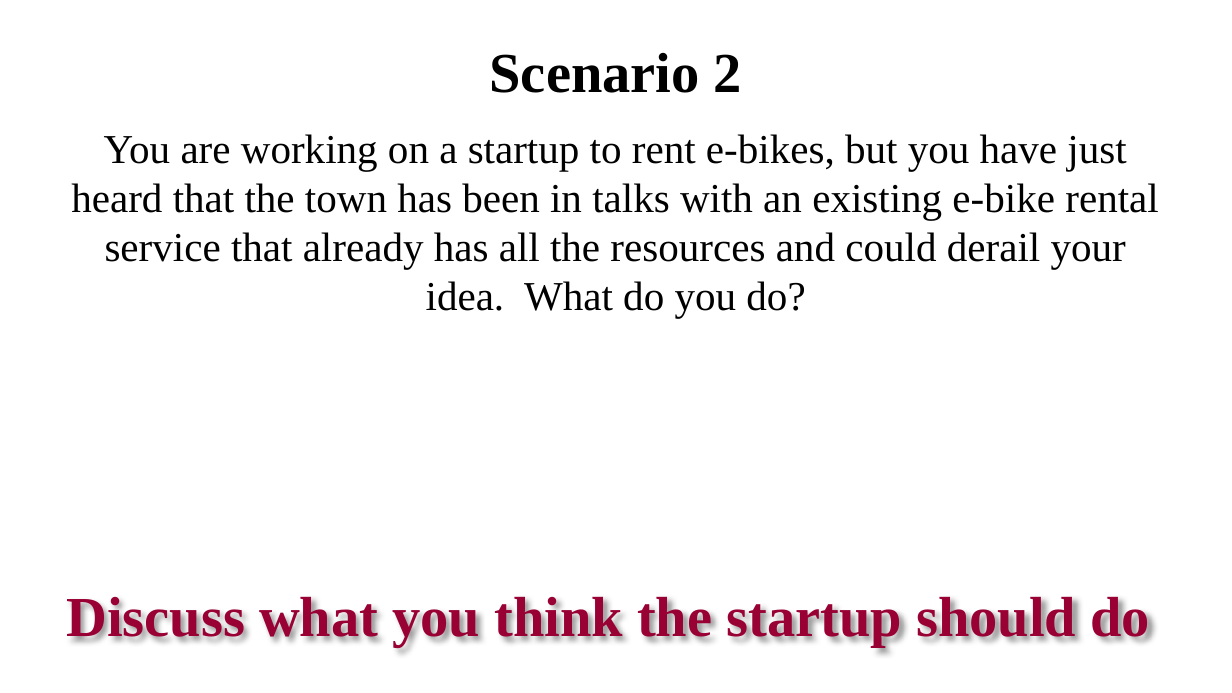
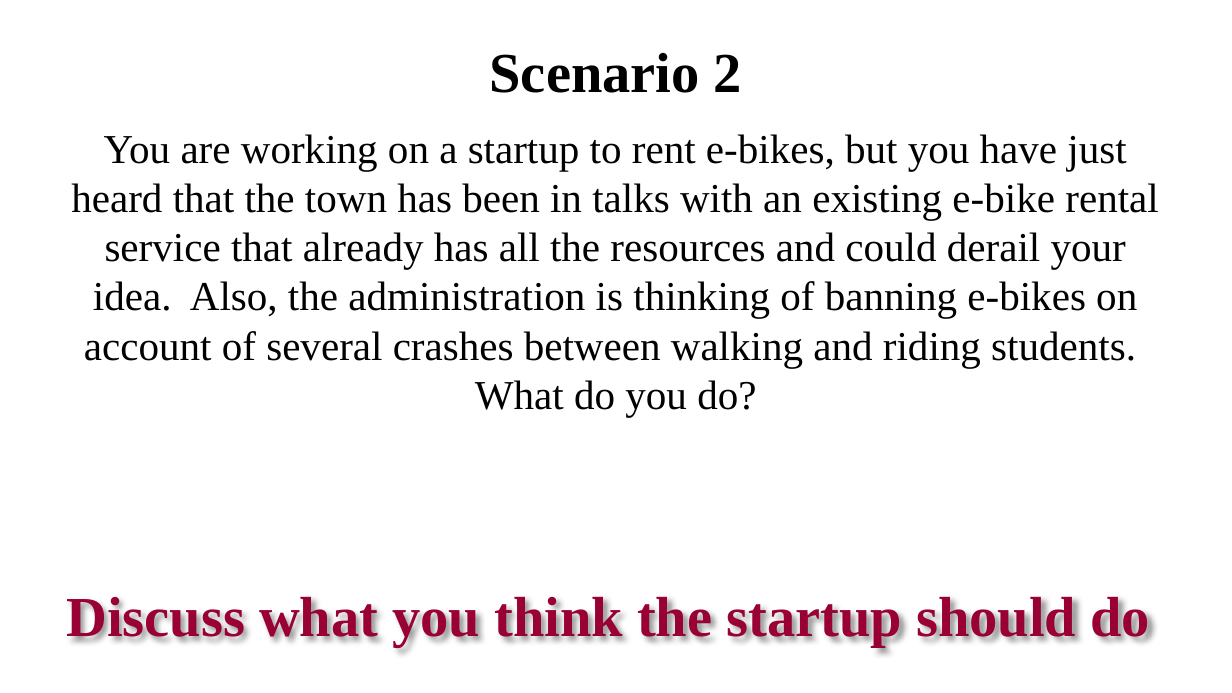
Before and after one commit to other-realm/spark, a slide deck: slide 5 of SparkClass4.pptx. Drawn at 1232x693 pixels with LibreOffice and Linux fonts; fonts in the diff are those of the drawing. Boxes give left, top, right and bottom in pixels: in the first picture for what was removed or moved away, otherwise in the second. Text is boxed around its words. In the diff, an @@ line names an element or a change of style, - is before the commit and + after.

```diff
--- a/SparkClass4.pptx
+++ b/SparkClass4.pptx
@@ text at [71, 134, 1158, 417]: text changed @@
-You are working on a startup to rent e-bikes, but you have just heard that the town has been in talks with an existing e-bike rental service that already has all the resources and could derail your idea. What do you do?
+You are working on a startup to rent e-bikes, but you have just heard that the town has been in talks with an existing e-bike rental service that already has all the resources and could derail your idea. Also, the administration is thinking of banning e-bikes on account of several crashes between walking and riding students. What do you do?
```
Also in this commit, not shown: 1 other file.
